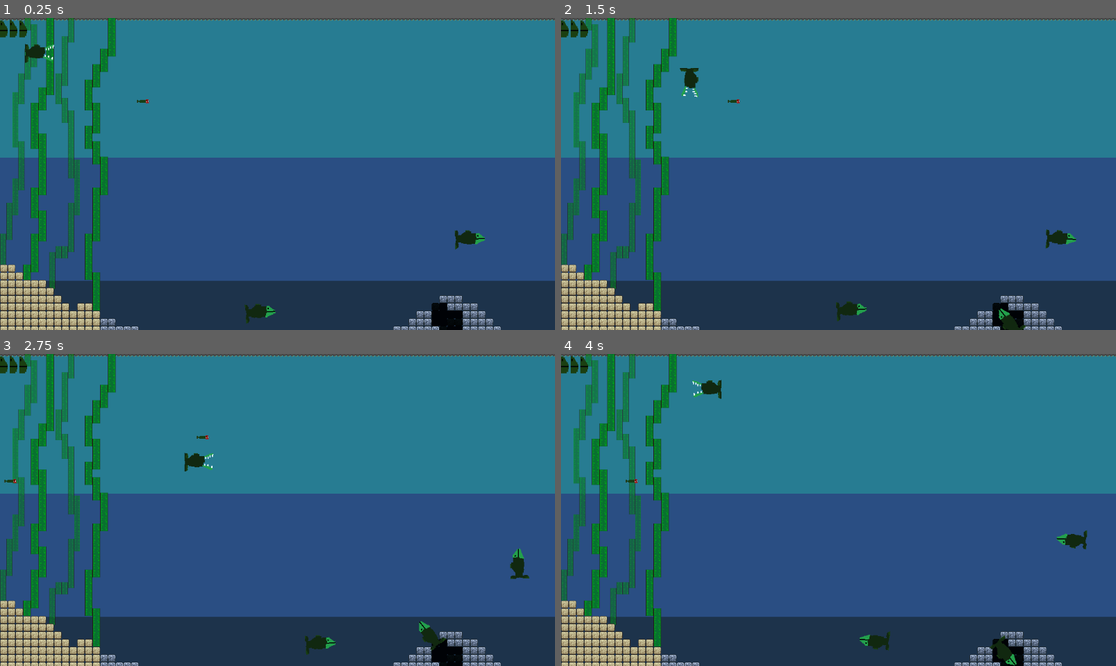
Above: before the commit, frames 1-4 (two rows, left to right).
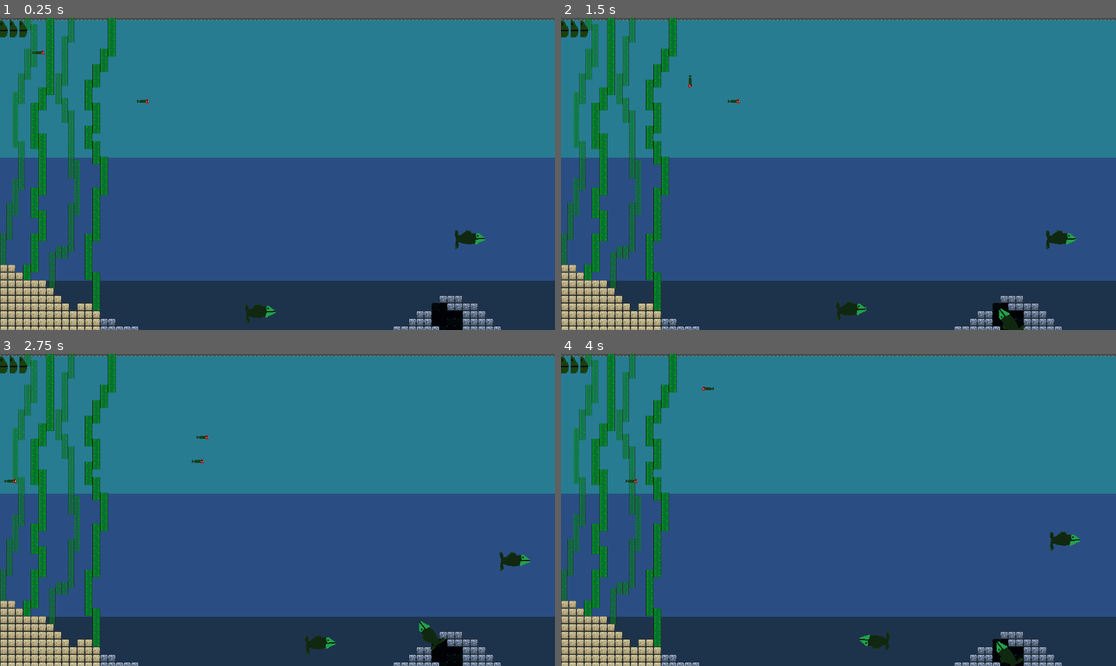
Above: after the commit, the same moments.

Repository: joosepartanen/Tiimi14-GameJam
Game: Godot game, scene res://Scenes/level.tscn
Two runs of this game, one before a commit and one after it. Both use one fixed random seed, a clock stepped at 60 frames per second and the inputs below.
Inputs:
- Up to frame 1 (0.25 s): no input
- Up to frame 2 (1.5 s): hold D (MoveRight) 0.53-1.28 s; tap Space (Dash) at 0.6, 1.35 s; hold S (MoveDown) from 1.28 s (still down)
- Up to frame 3 (2.75 s): release S (MoveDown) at 2.03 s; hold D (MoveRight) from 2.03 s (still down); tap Space (Dash) at 2.1 s
- Up to frame 4 (4 s): release D (MoveRight) at 2.78 s; hold W (MoveUp) 2.78-3.53 s; tap Space (Dash) at 2.85, 3.6 s; hold A (MoveLeft) from 3.53 s (still down)

The runs differ from the first frame. In frame 1, 0.2% of the frame differs, in the area x 4-10%, y 8-15%; in frame 2, 0.2%; in frame 3, 0.4%; in frame 4, 0.5%, in the area x 23-95%, y 8-100%.

Commit message:
Pelihahmon kasvu ja ominaisuuksien kehittyminen toteutettu tiettyjen pistemäärien kohdalla

Diff:
--- /dev/null
+++ b/Art/Kala.tres
@@ -0,0 +1,26 @@
+[gd_resource type="SpriteFrames" load_steps=5 format=3 uid="uid://7nv0xtwqvj54"]
+
+[ext_resource type="Texture2D" uid="uid://dgwhpgvy2m6u4" path="res://Art/sprite_0.png" id="1_bxmgb"]
+[ext_resource type="Texture2D" uid="uid://c2mhsdb7217fe" path="res://Art/sprite_1.png" id="2_812cq"]
+
+[sub_resource type="AtlasTexture" id="AtlasTexture_6m7do"]
+atlas = ExtResource("1_bxmgb")
+region = Rect2(0, 0, 32, 32)
+
+[sub_resource type="AtlasTexture" id="AtlasTexture_1o7wn"]
+atlas = ExtResource("2_812cq")
+region = Rect2(0, 0, 32, 32)
+
+[resource]
+animations = [{
+"frames": [{
+"duration": 1.0,
+"texture": SubResource("AtlasTexture_6m7do")
+}, {
+"duration": 1.0,
+"texture": SubResource("AtlasTexture_1o7wn")
+}],
+"loop": true,
+"name": &"swim",
+"speed": 5.0
+}]
--- /dev/null
+++ b/Art/KalaPH1.tres
@@ -0,0 +1,26 @@
+[gd_resource type="SpriteFrames" load_steps=5 format=3 uid="uid://bxxoadvckwwwk"]
+
+[ext_resource type="Texture2D" uid="uid://dgwhpgvy2m6u4" path="res://Art/sprite_0.png" id="1_bxmgb"]
+[ext_resource type="Texture2D" uid="uid://c2mhsdb7217fe" path="res://Art/sprite_1.png" id="2_812cq"]
+
+[sub_resource type="AtlasTexture" id="AtlasTexture_6m7do"]
+atlas = ExtResource("1_bxmgb")
+region = Rect2(0, 0, 32, 32)
+
+[sub_resource type="AtlasTexture" id="AtlasTexture_1o7wn"]
+atlas = ExtResource("2_812cq")
+region = Rect2(0, 0, 32, 32)
+
+[resource]
+animations = [{
+"frames": [{
+"duration": 1.0,
+"texture": SubResource("AtlasTexture_6m7do")
+}, {
+"duration": 1.0,
+"texture": SubResource("AtlasTexture_1o7wn")
+}],
+"loop": true,
+"name": &"swim",
+"speed": 5.0
+}]
--- /dev/null
+++ b/Art/KalaPH2.tres
@@ -0,0 +1,38 @@
+[gd_resource type="SpriteFrames" load_steps=6 format=3 uid="uid://c0jdmli0qk70c"]
+
+[ext_resource type="Texture2D" uid="uid://dj5g8qjgho75e" path="res://Art/sprite_31.png" id="1_qv7a5"]
+[ext_resource type="Texture2D" uid="uid://cpba8gnhoslth" path="res://Art/sprite_30.png" id="2_me1k1"]
+
+[sub_resource type="AtlasTexture" id="AtlasTexture_fcddx"]
+atlas = ExtResource("1_qv7a5")
+region = Rect2(0, 0, 64, 64)
+
+[sub_resource type="AtlasTexture" id="AtlasTexture_qfeji"]
+atlas = ExtResource("2_me1k1")
+region = Rect2(0, 0, 64, 64)
+
+[sub_resource type="AtlasTexture" id="AtlasTexture_l4wjc"]
+atlas = ExtResource("1_qv7a5")
+region = Rect2(0, 0, 64, 64)
+
+[resource]
+animations = [{
+"frames": [{
+"duration": 1.0,
+"texture": SubResource("AtlasTexture_fcddx")
+}],
+"loop": true,
+"name": &"eat",
+"speed": 5.0
+}, {
+"frames": [{
+"duration": 1.0,
+"texture": SubResource("AtlasTexture_qfeji")
+}, {
+"duration": 1.0,
+"texture": SubResource("AtlasTexture_l4wjc")
+}],
+"loop": true,
+"name": &"swim",
+"speed": 5.0
+}]
--- a/Code/GameManager.gd
+++ b/Code/GameManager.gd
@@ -2,7 +2,7 @@
 signal score_changed(new_score : int)
 var _score : int = 0
 var _current_level : Level = null
-#var _health : int = 3
+@onready var animated_sprite_2d: AnimatedSprite2D = $AnimatedSprite2D
 
 func reset() -> void:
 	set_score(0)
@@ -20,6 +20,10 @@
 	print(_score)
 	if _score == 30:
 		print("KASVU")
+		#$AnimatedSprite2D.sprite_frames = load("res://Art/Kalakokeilu.tres")
+	elif _score == 100:
+		print("KASVU 2")
+		#$AnimatedSprite2D.sprite_frames = load("res://Art/)
 
 
 func register_current_level(new_level: Level) -> void:
--- a/Code/PathFollower.gd
+++ b/Code/PathFollower.gd
@@ -12,6 +12,7 @@
 
 # Movement direction: -1 -> backwards, 1 -> forwards
 var direction : int = 1
+
 
 # Called every frame. 'delta' is the elapsed time since the previous frame.
 func _process(delta: float) -> void:
--- a/Code/health.gd
+++ b/Code/health.gd
@@ -41,3 +41,7 @@
 
 func reset() -> void:
 	set_current_health(max_health)
+
+func set_max_health(value: int):
+	max_health = value
+	_current_health = clamp(_current_health, 0, max_health)
--- a/Code/kala.gd
+++ b/Code/kala.gd
@@ -15,6 +15,22 @@
 var cooldown_timer = 0.0
 
 var direction: Vector2 = Vector2.RIGHT  #Oletuksena liike lähtee oikealle
+
+func _ready():
+	GameManager.score_changed.connect(_on_score_changed)
+
+func _on_score_changed(score):
+	if score == 30:
+		$AnimatedSprite2D.sprite_frames = load("res://Art/KalaPH2.tres")
+		health.set_max_health(5)
+		health.set_current_health(5)
+		health.heal(5)
+		print(health.get_current_health)
+	elif score == 100:
+		$AnimatedSprite2D.sprite_frames = load("res://Art/KalaPH1.tres")
+		speed = 200.0
+	elif score == 200:
+		pass
 
 func _physics_process(delta):
 	handle_dash(delta)
@@ -54,6 +70,7 @@
 		$AnimatedSprite2D.flip_h = false
 	elif Input.is_action_just_pressed("MoveUp"):
 		direction = Vector2.UP
+		#$AnimatedSprite2D.sprite_frames = load("res://Art/Kalakokeilu.tres")
 		$AnimatedSprite2D.flip_h = false
 		$AnimatedSprite2D.rotation_degrees = -90
 		$AnimatedSprite2D.play("swim")
@@ -63,7 +80,8 @@
 		$AnimatedSprite2D.rotation_degrees = 90
 		$AnimatedSprite2D.play("swim")
 	elif Input.is_action_just_pressed("Dash"):
-		$AnimatedSprite2D.play("eat")
+		#$AnimatedSprite2D.play("eat")
+		pass
 
 func handle_dash(delta):
 	if cooldown_timer > 0:
--- a/Code/vihu.gd
+++ b/Code/vihu.gd
@@ -15,7 +15,8 @@
 
 func _process(_delta: float) -> void:
 	if _path_follower != null:
-		animated_sprite_2d.flip_h = _path_follower.direction < 0
+		#animated_sprite_2d.flip_h = _path_follower.direction < 0
+		pass
 
 func _on_take_damage(body: Node2D) -> void:
 	if body is Kala:
--- a/Scenes/Kala.tscn
+++ b/Scenes/Kala.tscn
@@ -1,46 +1,11 @@
-[gd_scene load_steps=10 format=3 uid="uid://c56xv1npw5t1t"]
+[gd_scene load_steps=5 format=3 uid="uid://c56xv1npw5t1t"]
 
-[ext_resource type="Texture2D" uid="uid://cpba8gnhoslth" path="res://Art/sprite_30.png" id="1_ctdoh"]
 [ext_resource type="Script" uid="uid://bx8jveam6kgd1" path="res://Code/kala.gd" id="1_fcddx"]
-[ext_resource type="Texture2D" uid="uid://dj5g8qjgho75e" path="res://Art/sprite_31.png" id="2_fcddx"]
+[ext_resource type="SpriteFrames" uid="uid://bxxoadvckwwwk" path="res://Art/KalaPH1.tres" id="2_fcddx"]
 [ext_resource type="PackedScene" uid="uid://bn6pi7b8358v" path="res://Scenes/health.tscn" id="4_qfeji"]
 
-[sub_resource type="AtlasTexture" id="AtlasTexture_fcddx"]
-atlas = ExtResource("2_fcddx")
-region = Rect2(0, 0, 64, 64)
-
-[sub_resource type="AtlasTexture" id="AtlasTexture_qfeji"]
-atlas = ExtResource("1_ctdoh")
-region = Rect2(0, 0, 64, 64)
-
-[sub_resource type="AtlasTexture" id="AtlasTexture_l4wjc"]
-atlas = ExtResource("2_fcddx")
-region = Rect2(0, 0, 64, 64)
-
-[sub_resource type="SpriteFrames" id="SpriteFrames_6m7do"]
-animations = [{
-"frames": [{
-"duration": 1.0,
-"texture": SubResource("AtlasTexture_fcddx")
-}],
-"loop": true,
-"name": &"eat",
-"speed": 5.0
-}, {
-"frames": [{
-"duration": 1.0,
-"texture": SubResource("AtlasTexture_qfeji")
-}, {
-"duration": 1.0,
-"texture": SubResource("AtlasTexture_l4wjc")
-}],
-"loop": true,
-"name": &"swim",
-"speed": 5.0
-}]
-
 [sub_resource type="RectangleShape2D" id="RectangleShape2D_1o7wn"]
-size = Vector2(58, 20)
+size = Vector2(36, 20)
 
 [node name="Kala" type="CharacterBody2D"]
 motion_mode = 1
@@ -48,12 +13,11 @@
 
 [node name="AnimatedSprite2D" type="AnimatedSprite2D" parent="."]
 position = Vector2(3, -13)
-sprite_frames = SubResource("SpriteFrames_6m7do")
+sprite_frames = ExtResource("2_fcddx")
 animation = &"swim"
-autoplay = "swim"
 
 [node name="CollisionShape2D" type="CollisionShape2D" parent="."]
-position = Vector2(3, -13)
+position = Vector2(4, -13)
 shape = SubResource("RectangleShape2D_1o7wn")
 
 [node name="Health" parent="." instance=ExtResource("4_qfeji")]
--- a/Scenes/level.gd
+++ b/Scenes/level.gd
@@ -14,11 +14,10 @@
 	GameManager.register_current_level(self)
 	healthbar.setup(kala.health)
 
-	# Aseta ritarin aloituspiste
 	_spawn_point = kala.global_position
 
 	# Toista musiikki
 	#music_player.play()
 
-func respawn_knight() -> void:
+func respawn_kala() -> void:
 	kala.global_position = _spawn_point
--- a/Scenes/level.tscn
+++ b/Scenes/level.tscn
@@ -593,6 +593,7 @@
 [node name="PathFollow2D" type="PathFollow2D" parent="Paths/Path2D2"]
 position = Vector2(924, 540)
 rotation = -0.021735707
+rotates = false
 script = ExtResource("3_6phgx")
 
 [node name="Vihu" parent="Paths/Path2D2/PathFollow2D" instance=ExtResource("4_wqkje")]
Binary file added: Art/sprite_1.png
Not shown, added: Art/sprite_1.png.import
